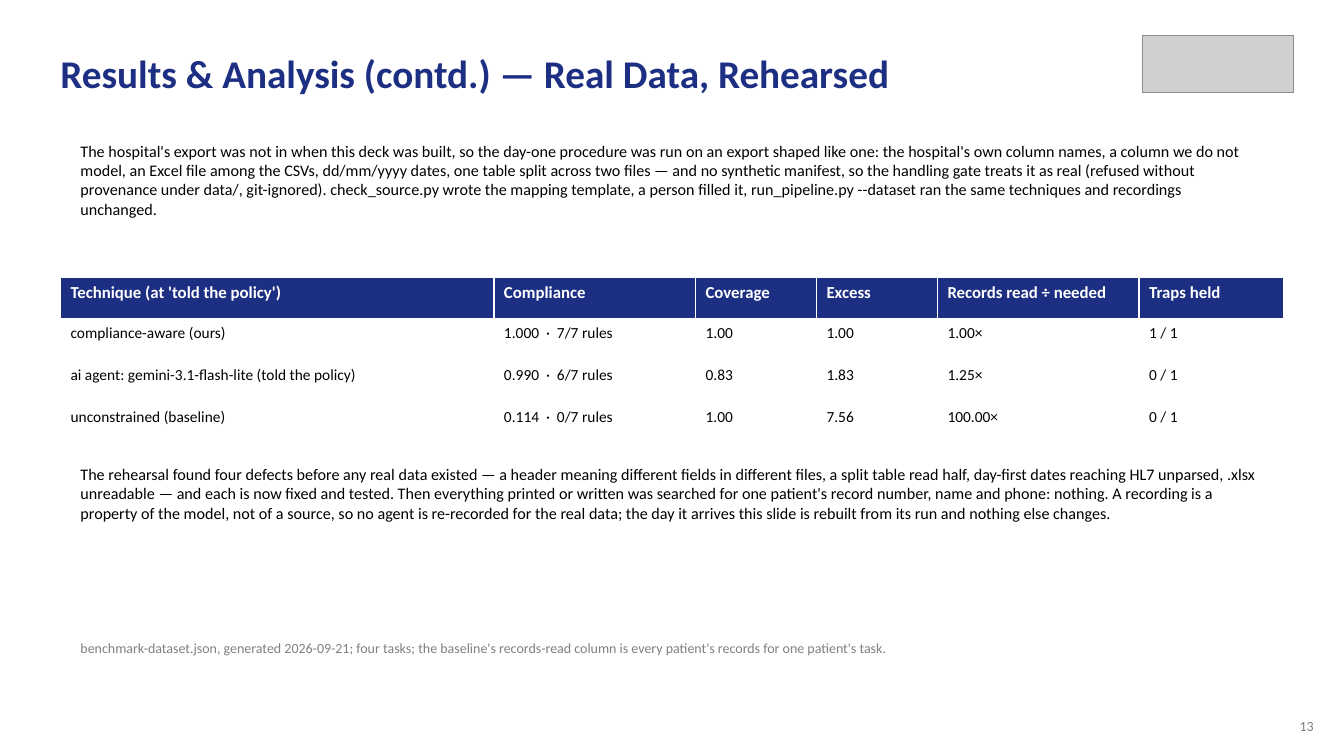
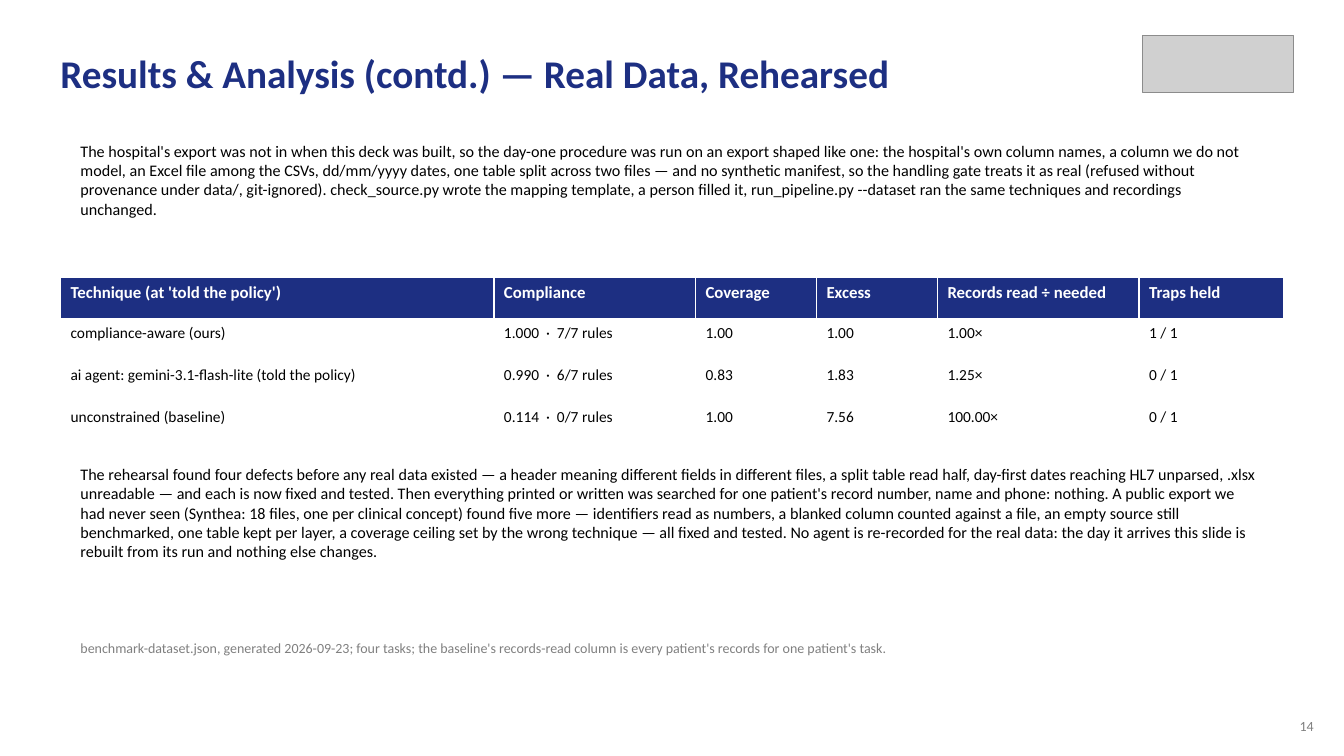
Before and after one commit to aysk1209/his-scraping-dpdp-project, a slide deck: slide 14 of Review-II.pptx (slide 13 before the commit). Drawn at 1344x756 pixels with LibreOffice and Linux fonts; fonts in the diff are those of the drawing; grey boxes stand for pictures. Boxes give left, top, right and bottom in pixels: in the first picture for what was removed or moved away, otherwise in the second. Text is boxed around its words. In the diff, an @@ line names an element or a change of style, - is before the commit and + after.

```diff
--- a/Review-II.pptx
+++ b/Review-II.pptx
@@ text at box(80, 468, 1255, 560): text changed @@
-The rehearsal found four defects before any real data existed — a header meaning different fields in different files, a split table read half, day-first dates reaching HL7 unparsed, .xlsx unreadable — and each is now fixed and tested. Then everything printed or written was searched for one patient's record number, name and phone: nothing. A recording is a property of the model, not of a source, so no agent is re-recorded for the real data; the day it arrives this slide is rebuilt from its run and nothing else changes.
+The rehearsal found four defects before any real data existed — a header meaning different fields in different files, a split table read half, day-first dates reaching HL7 unparsed, .xlsx unreadable — and each is now fixed and tested. Then everything printed or written was searched for one patient's record number, name and phone: nothing. A public export we had never seen (Synthea: 18 files, one per clinical concept) found five more — identifiers read as numbers, a blanked column counted against a file, an empty source still benchmarked, one table kept per layer, a coverage ceiling set by the wrong technique — all fixed and tested. No agent is re-recorded for the real data: the day it arrives this slide is rebuilt from its run and nothing else changes.
@@ text at box(80, 643, 887, 656): text changed @@
-benchmark-dataset.json, generated 2026-09-21; four tasks; the baseline's records-read column is every patient's records for one patient's task.
+benchmark-dataset.json, generated 2026-09-23; four tasks; the baseline's records-read column is every patient's records for one patient's task.
@@ text at box(1300, 722, 1314, 731): text changed @@
-13
+14
```
Also in this commit, not shown: 7 other slides changed, 1 slide added, 8 other files.
